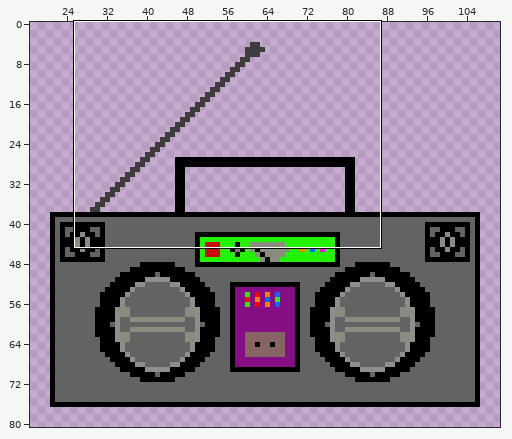
Edited in one commit: sprite sheet (RockDefence/Assets/Sprites/Towers/Speakers/GettoBlaster.png). The picture above shows the old version from afar; the outline marks the close-up.
Close-up. Before:
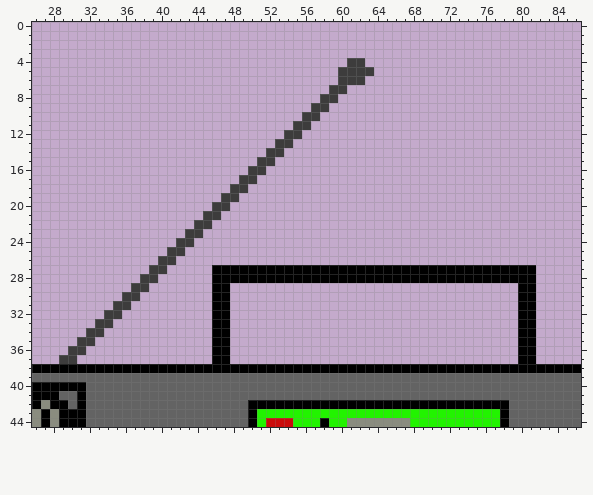
The file is 128x128 pixels. Shown: x 26..86, y 0..44. The wide view leaves out empty margins.
Now the later version:
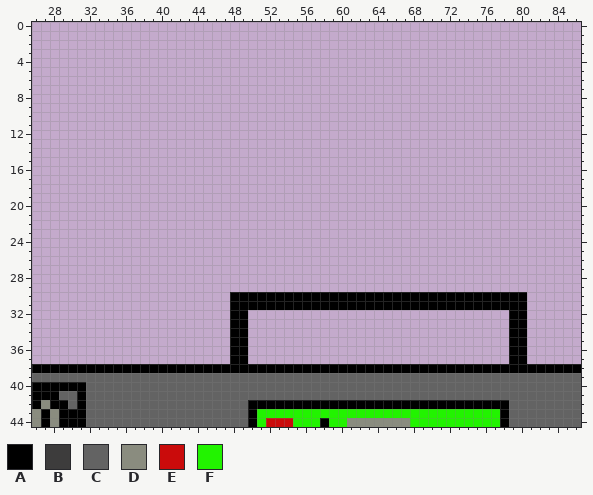
Palette (. is transparent): A #000000  B #3d3c3c  C #636363  D #8a8c7f  E #ca0b0b  F #22f300
Changes in this commit:
Changed rows in their new state; - is an unchanged pixel.
first column x 29:
 4 --------------------------------..-------------------
 5 -------------------------------....------------------
 6 -------------------------------...-------------------
 7 ------------------------------..---------------------
 8 -----------------------------..----------------------
 9 ----------------------------..-----------------------
10 ---------------------------..------------------------
11 --------------------------..-------------------------
12 -------------------------..--------------------------
13 ------------------------..---------------------------
14 -----------------------..----------------------------
15 ----------------------..-----------------------------
16 ---------------------..------------------------------
17 --------------------..-------------------------------
18 -------------------..--------------------------------
19 ------------------..---------------------------------
20 -----------------..----------------------------------
21 ----------------..-----------------------------------
22 ---------------..------------------------------------
23 --------------..-------------------------------------
24 -------------..--------------------------------------
25 ------------..---------------------------------------
26 -----------..----------------------------------------
27 ----------..-----....................................
28 ---------..------....................................
29 --------..-------..--------------------------------..
30 -------..--------..AAAAAAAAAAAAAAAAAAAAAAAAAAAAAAAA-.
31 ------..---------..AAAAAAAAAAAAAAAAAAAAAAAAAAAAAAAA-.
32 -----..----------..AA-----------------------------A-.
33 ----..-----------..AA-----------------------------A-.
34 ---..------------..AA-----------------------------A-.
35 --..-------------..AA-----------------------------A-.
36 -..--------------..AA-----------------------------A-.
37 ..---------------..AA-----------------------------A-.
